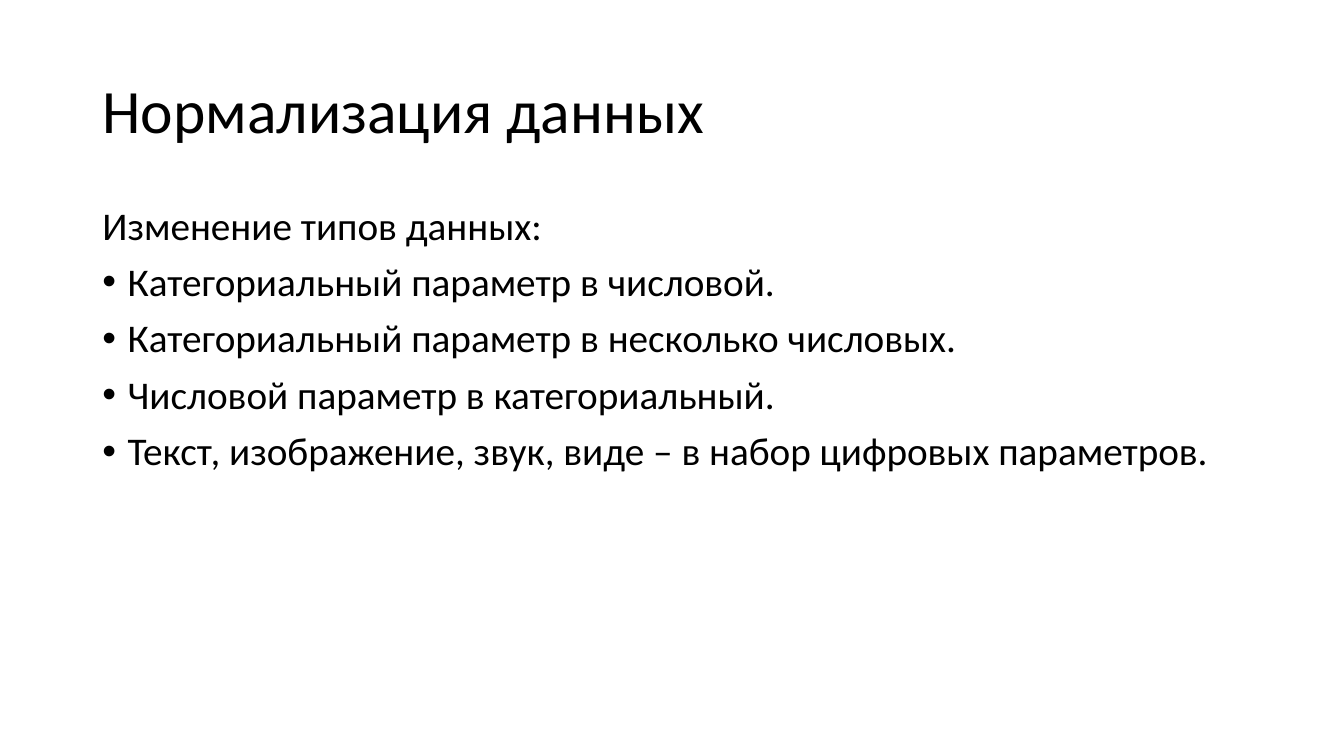
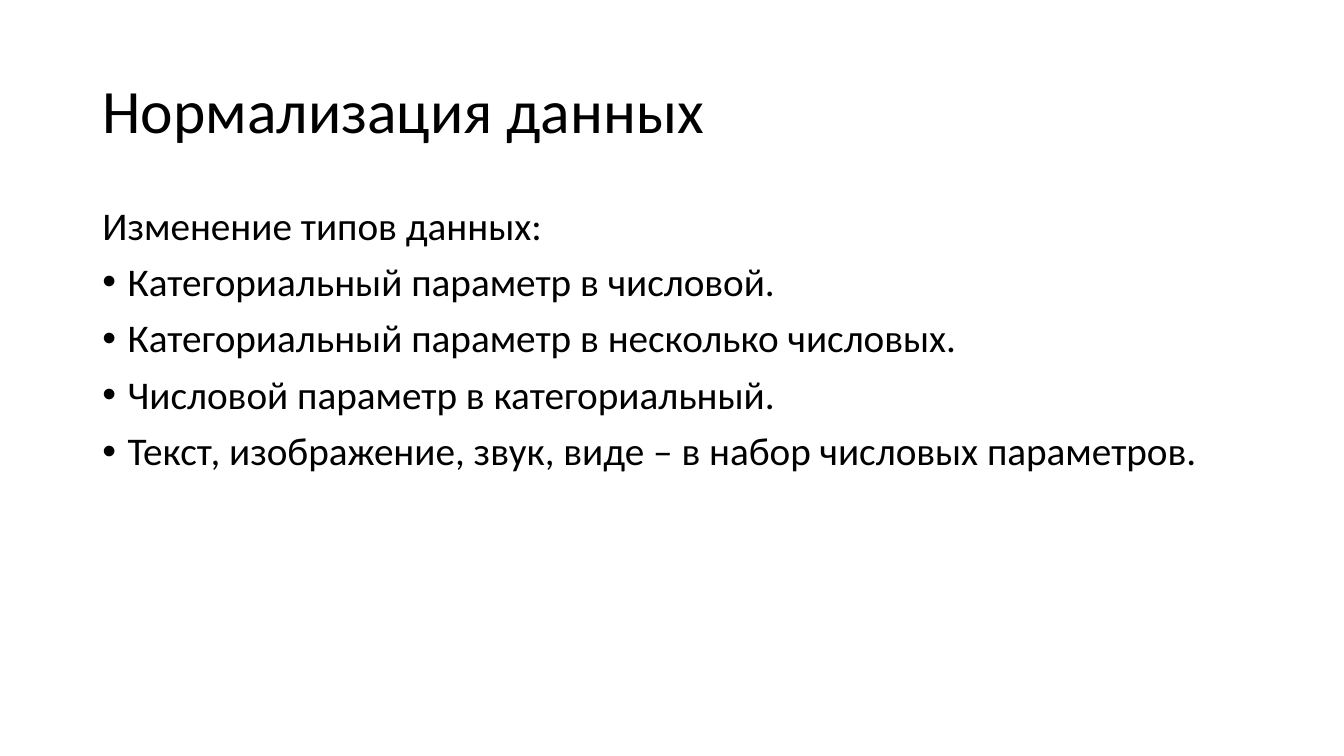
Before and after one commit to mosalov/AI_main_lectures, a slide deck: slide 30 of Лекция 3 07_10_2020.pptx (slide 24 before the commit). Drawn at 1344x756 pixels with LibreOffice and Linux fonts; fonts in the diff are those of the drawing. Boxes give left, top, right and bottom in pixels: in the first picture for what was removed or moved away, otherwise in the second. Text is boxed around its words. In the diff, an @@ line names an element or a change of style, - is before the commit and + after.

```diff
--- a/Лекция 3 07_10_2020.pptx
+++ b/Лекция 3 07_10_2020.pptx
@@ text at <box>128,438,1196,472</box>: text changed @@
-• Текст, изображение, звук, виде – в набор цифровых параметров.
+• Текст, изображение, звук, виде – в набор числовых параметров.
```
Also in this commit, not shown: 12 other slides changed, 16 slides added, 9 slides removed, 3 other files.
